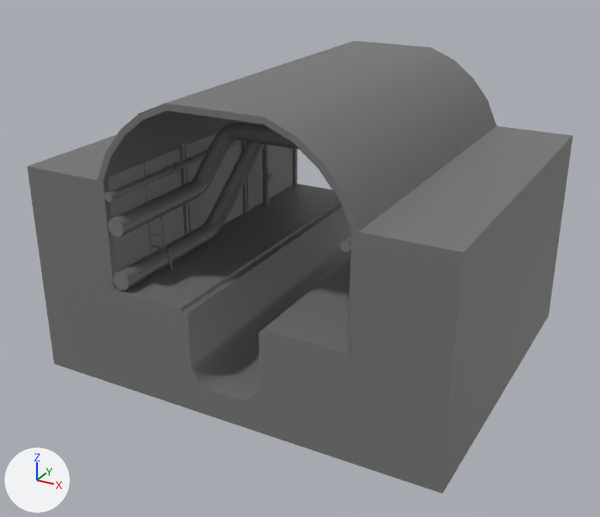
What one commit did to the FBX model Assets/Level_Art/Meshes/Modules/Draft/SMD_Sewer_Tunnel_B.fbx.
The view is the same before and after, from a 50 mm lens placed at (6.89, -14.96, 9.56), pointed at (-3.69, 4.28, -0.06). Every picture has the same lights, and +X, +Y and +Z are marked at lower left. Where no turn or scale is listed for an object, it has been applied to the vertices.

Objects in the first picture: 'SMD_Sewer_Base_A_08', 'SMD_Sewer_Ceiling_A', 'SMD_Sewer_Halo_08', 'SMD_Sewer_Pipe_Big_BA_04', 'SMD_Sewer_Pipe_Big_BB_04', 'SMD_Sewer_Wall_A_01', 'SMD_Sewer_Wall_A_02', 'SMD_Sewer_Wall_A_03', 'SMD_Sewer_Wall_C_06', 'SMD_Sewer_Wall_C_07', 'polySurface297', 'polySurface299'.
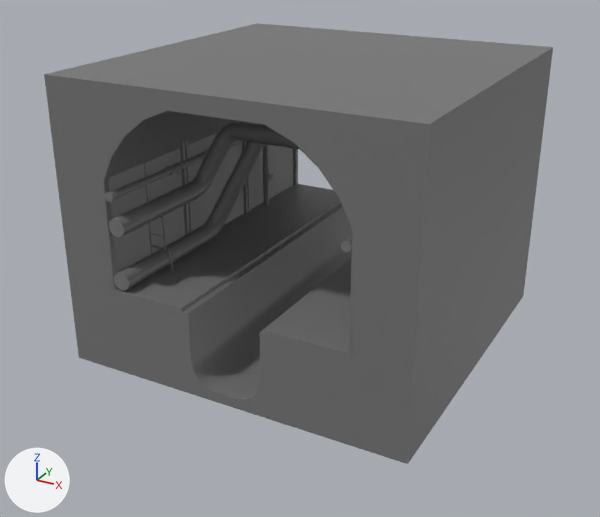
The edits, one by one:
me_mesh has 8 vertices, 12 faces and spans x -2.5..0.0, y 0.0..10.0, z 0.0..3.0.
me_mesh is used by ob_smd_sewer_wall_a_01; location (-7.02, 0.0, 0.0).
me_mesh part 4: the whole mesh is scaled about the mesh origin by (0.6, 1, 1).
me_mesh_003 is used by ob_smd_sewer_ceiling_a; location (-7.02, 0.0, 3.0).
me_mesh_003 had 44 vertices, 84 faces and spanned x -0.1..7.1, y 0.0..10.0, z 0.0..2.2.
me_mesh_003 now has 44 vertices, 84 faces and spans x -1.5..8.5, y 0.0..10.0, z 0.0..2.5.
Part 2, on me_mesh_003:
8 vertices are removed from x 1.4..5.59, y 0.0..10.0, z 1.88..2.2.
38 faces are deleted.
14 vertices move from x -0.1..7.1, y 0.0..10.0, z 0.0..2.2 to x -1.5..8.5, y 0.0..10.0, z 0.0..2.5.
8 vertices are added at x -1.5..8.5, y 0.0..10.0, z 1.39..2.5.
38 new faces join them.
me_mesh_002 has 40 vertices, 76 faces and spans x -9.5..2.4, y 0.0..10.0, z -3.0..0.0.
me_mesh_002 is used by ob_smd_sewer_base_a_08; location (-0.02, 0.0, 0.0).
Part 1, on me_mesh_002:
Vertex 0 of me_mesh_002 moves from (-9.5, 0.0, -3.0) at pixel (54, 363) to (-8.5, 0.0, -2.5) at pixel (78, 357).
Vertex 1 of me_mesh_002 moves from (2.4, 0.0, -3.0) at pixel (442, 493) to (1.5, 0.0, -2.5) at pixel (407, 464).
Vertex 2 of me_mesh_002 moves from (-9.5, 0.0, 0.0) at pixel (41, 270) to (-8.5, 0.0, 0.0) at pixel (69, 277).
Vertex 3 of me_mesh_002 moves from (-9.5, 10.0, -3.0) to (-8.5, 10.0, -2.5).
Vertex 4 of me_mesh_002 moves from (2.4, 10.0, -3.0) at pixel (548, 315) to (1.5, 10.0, -2.5) at pixel (523, 296).
Vertex 5 of me_mesh_002 moves from (2.4, 10.0, 0.0) at pixel (560, 229) to (1.5, 10.0, 0.0) at pixel (531, 224).
Vertex 34 of me_mesh_002 moves from (-9.5, 10.0, 0.0) to (-8.5, 10.0, 0.0).
Vertex 39 of me_mesh_002 moves from (2.4, 0.0, 0.0) at pixel (452, 381) to (1.5, 0.0, 0.0) at pixel (413, 370).
me_mesh_004 has 6 vertices, 4 faces and spans x 0.0..2.4, y 0.0..6.6, z 0.0..3.0.
me_mesh_004 is used by ob_smd_sewer_wall_a_03; location (-0.02, 0.0, 0.0).
me_mesh_004 part 3: the whole mesh is scaled about the mesh origin by (0.625, 1, 1).
me_mesh_001 has 8 vertices, 10 faces and spans x 0.0..2.4, y 6.6..10.0, z 0.0..3.0.
me_mesh_001 is used by ob_smd_sewer_wall_a_02; location (-0.02, 0.0, 0.0).
me_mesh_001 part 5: the whole mesh is scaled about the mesh origin by (0.625, 1, 1).
Object 'SMD_Sewer_Halo_08' (ob_smd_sewer_halo_08) moves from (-352.0, 500.0, 0.0) to (-350.0, 500.0, 0.0).
Object 'SMD_Sewer_Base_A_08' (ob_smd_sewer_base_a_08) moves from (-0.02, 0.0, 0.0) to (0.0, 0.0, 0.0).
Object 'SMD_Sewer_Wall_A_02' (ob_smd_sewer_wall_a_02) moves from (-0.02, 0.0, 0.0) to (0.0, 0.0, 0.0).

Boxes [x1, y1, x2, y2] around the edits, measured in the pictures (600 x 517 px; the box of a moved part takes in the faces that stretch with it):
'SMD_Sewer_Base_A_08', reshaped, moved (11% narrower, 10% shorter): before [41, 184, 560, 494]; after [69, 184, 532, 464]
'SMD_Sewer_Ceiling_A', reshaped (27% wider, 16% taller): before [98, 41, 497, 232]; after [44, 23, 553, 244]
'SMD_Sewer_Wall_A_03', mesh rescaled (17% narrower): before [351, 166, 545, 381]; after [352, 161, 512, 371]
'SMD_Sewer_Wall_A_01', mesh rescaled (11% narrower): before [27, 123, 293, 289]; after [56, 123, 293, 289]
'SMD_Sewer_Wall_A_02', mesh rescaled, moved: before [461, 126, 573, 269]; after [501, 132, 543, 262]
'SMD_Sewer_Halo_08', moved: before [100, 107, 355, 354]; after [100, 107, 356, 355]
part 4 of me_mesh, moved or reshaped: before [27, 135, 116, 289]; after [56, 144, 190, 289]
'SMD_Sewer_Wall_C_07', unchanged, covered by the edit: before [359, 187, 510, 252]
'SMD_Sewer_Wall_C_06', unchanged, covered by the edit: before [418, 154, 544, 202]
